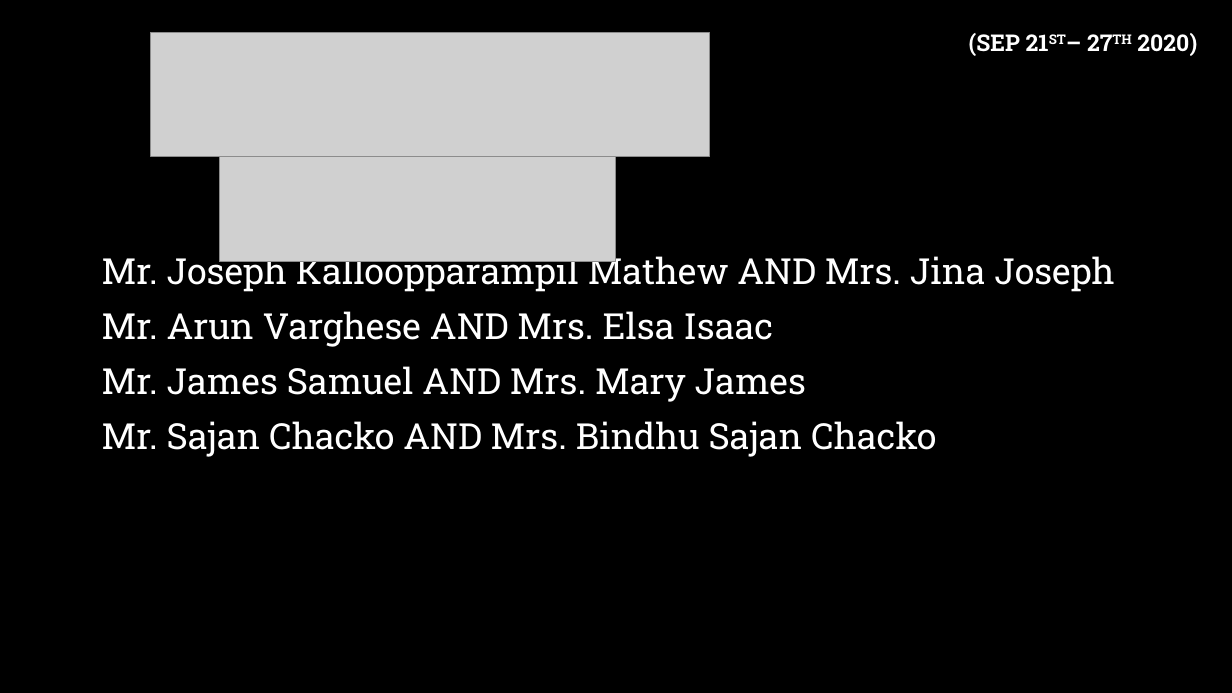
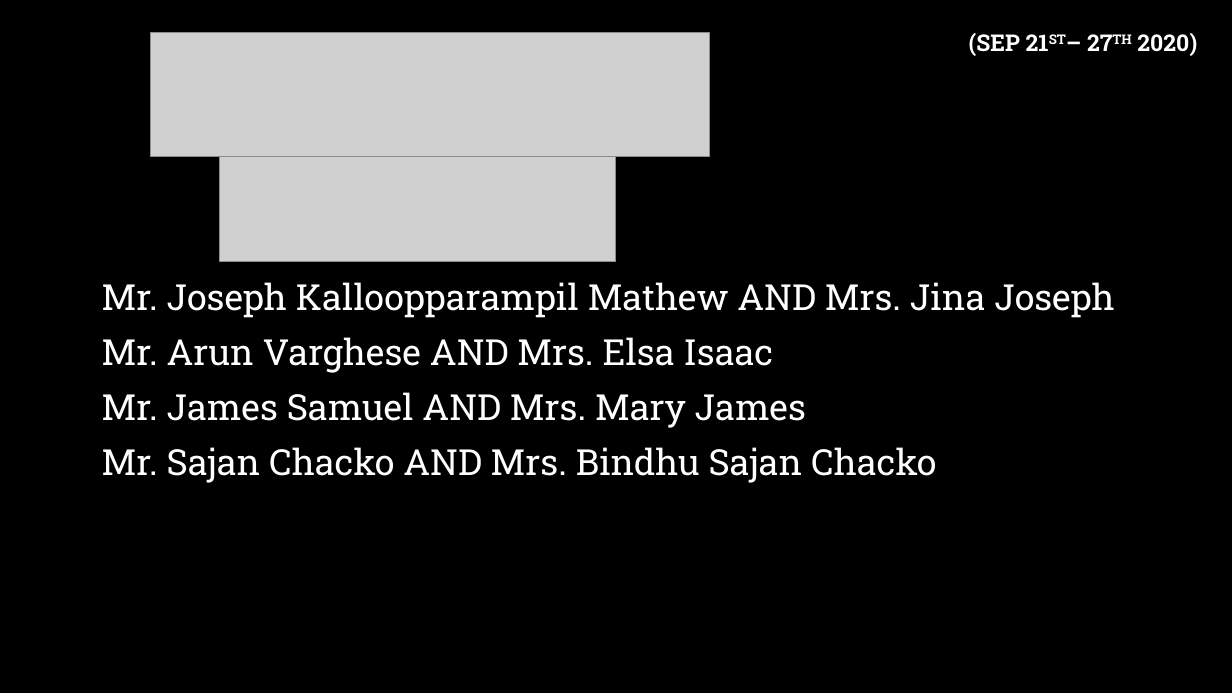
Before and after one commit to stoscsg/openlp-data, a slide deck: slide 2 of stosc_services/PPT/Birthday & Anniversaries.pptx. Drawn at 1232x693 pixels with LibreOffice and Linux fonts; fonts in the diff are those of the drawing; grey boxes stand for pictures; background and template pictures are left out. Boxes give left, top, right and bottom in pixels: in the first picture for what was removed or moved away, otherwise in the second. Text is boxed around its words. In the diff, an @@ line names an element or a change of style, - is before the commit and + after.

```diff
--- a/stosc_services/PPT/Birthday & Anniversaries.pptx
+++ b/stosc_services/PPT/Birthday & Anniversaries.pptx
@@ text "Mr. Joseph Kalloopparampil Mathew AND ..." rewrapped from (x1=102, y1=250, x2=1114, y2=457) to (x1=102, y1=282, x2=1114, y2=483) @@
```
Also in this commit, not shown: 1 other slide changed, 4 other files.
